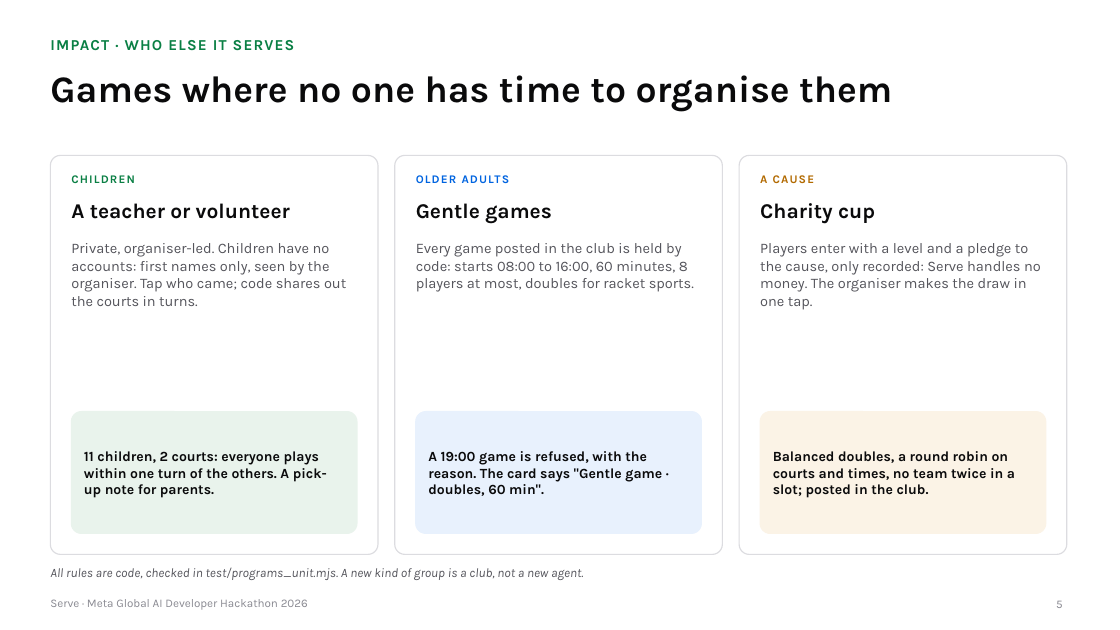
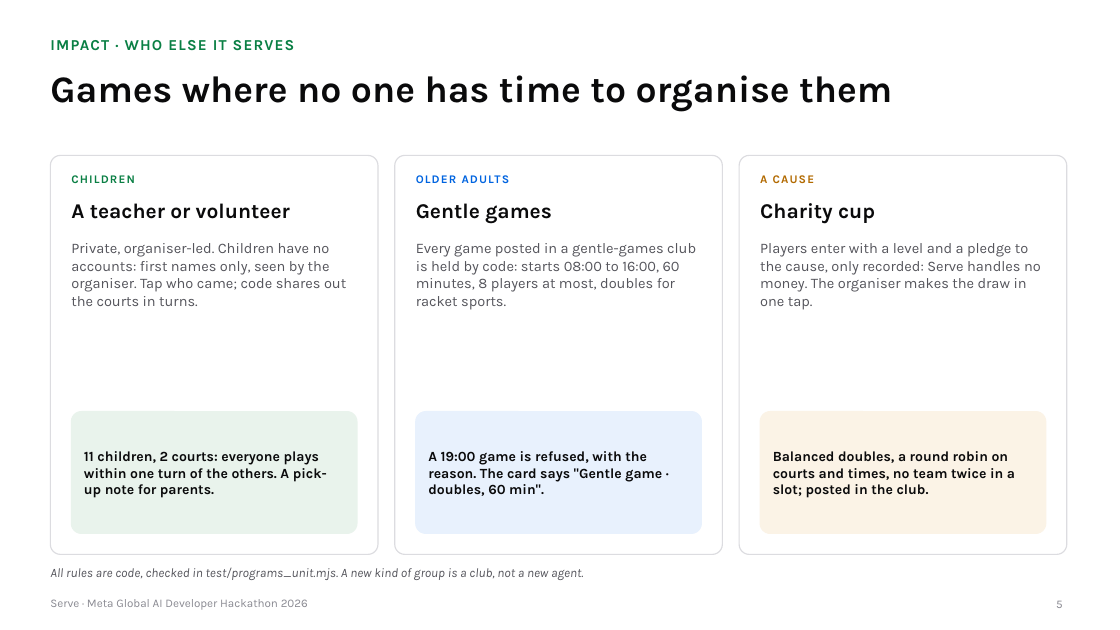
Before and after one commit to gino6178/serve-meta-hackathon, a slide deck: slide 5 of video/deck/Serve_Meta_deck.pptx. Drawn at 1120x630 pixels with LibreOffice and Linux fonts; fonts in the diff are those of the drawing. Boxes give left, top, right and bottom in pixels: in the first picture for what was removed or moved away, otherwise in the second. Text is boxed around its words. In the diff, an @@ line names an element or a change of style, - is before the commit and + after.

```diff
--- a/video/deck/Serve_Meta_deck.pptx
+++ b/video/deck/Serve_Meta_deck.pptx
@@ text at (416,243,696,310): text changed @@
-Every game posted in the club is held by code: starts 08:00 to 16:00, 60 minutes, 8 players at most, doubles for racket sports.
+Every game posted in a gentle-games club is held by code: starts 08:00 to 16:00, 60 minutes, 8 players at most, doubles for racket sports.
```
Also in this commit, not shown: 16 other slides changed, 2 slides added, 14 other files.
